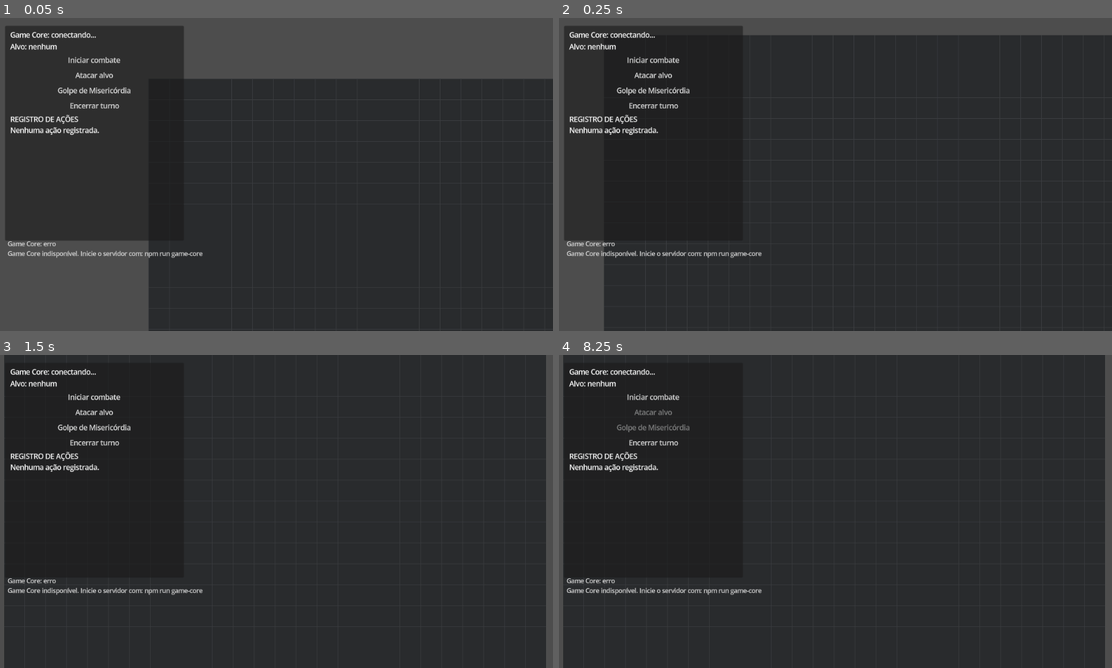
Above: before the commit, frames 1-4 (two rows, left to right).
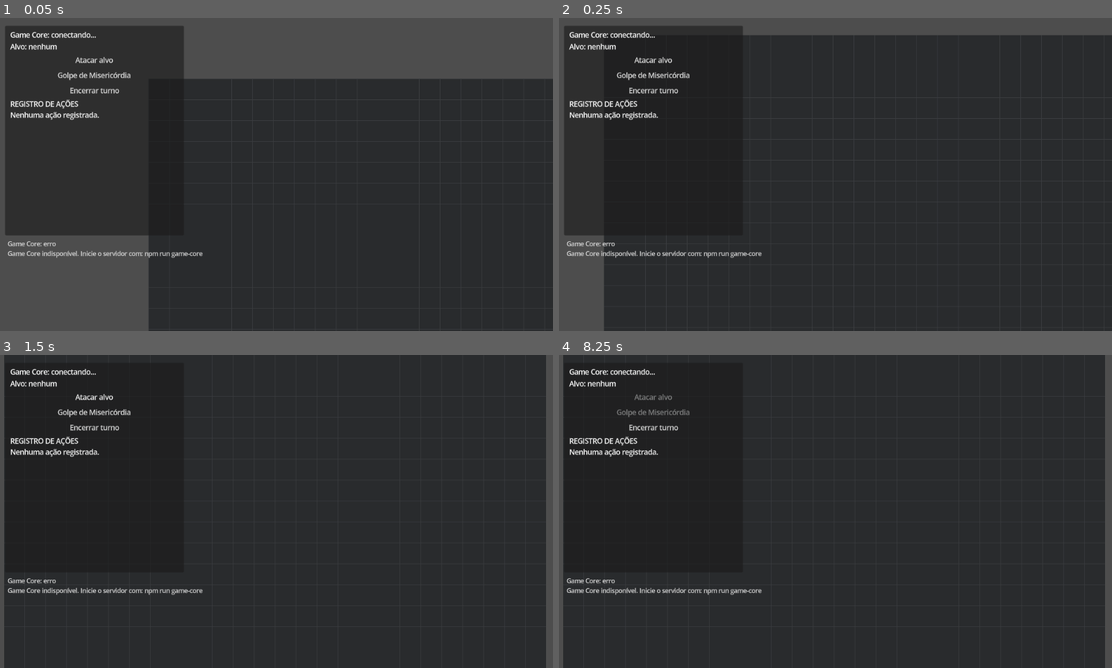
Above: after the commit, the same moments.

Repository: wchichura-maker/dnd
Game: Godot game, scene res://scenes/Main.tscn
Two runs of this game, one before a commit and one after it. Both use one fixed random seed, a clock stepped at 60 frames per second and the inputs below.
Inputs (mouse positions are in pixels of both pictures, inside the frame that each line leads up to):
- Up to frame 1 (0.05 s): no input
- Up to frame 2 (0.25 s): no input
- Up to frame 3 (1.5 s): click (94, 398) at 0.5 s, where only the run before the commit has a clickable "Iniciar combate"; click (94, 398) at 1.25 s, where only the run before the commit has a clickable "Iniciar combate"
- Up to frame 4 (8.25 s): click "Atacar alvo" at 2 s; click "Golpe de Misericórdia" at 2.75 s; click "Atacar alvo" at 3.5 s; click "Golpe de Misericórdia" at 4.25 s; click (653, 398) at 5 s, where only the run before the commit has a clickable "Iniciar combate"; click "Atacar alvo" at 5.75 s; click "Golpe de Misericórdia" at 6.5 s; click "Encerrar turno" at 7.25 s; move the mouse to (957, 495) at 8.02 s; click (957, 495) at 8.17 s

The runs differ from the first frame. In frame 1, 1.6% of the frame differs, in the area x 1-27%, y 12-72%; in frame 2, 1.3%; in frame 3, 1.2%; in frame 4, 1.1%.

Commit message:
Remove manual start combat button

Diff:
--- a/godot/scenes/Main.tscn
+++ b/godot/scenes/Main.tscn
@@ -47,10 +47,6 @@
 
 [node name="Target" type="Label" parent="CombatHUD/Panel/Margin/VBox"]
 text = "Alvo: nenhum"
-
-[node name="StartCombat" type="Button" parent="CombatHUD/Panel/Margin/VBox"]
-text = "Iniciar combate"
-flat = true
 
 [node name="Attack" type="Button" parent="CombatHUD/Panel/Margin/VBox"]
 text = "Atacar alvo"
